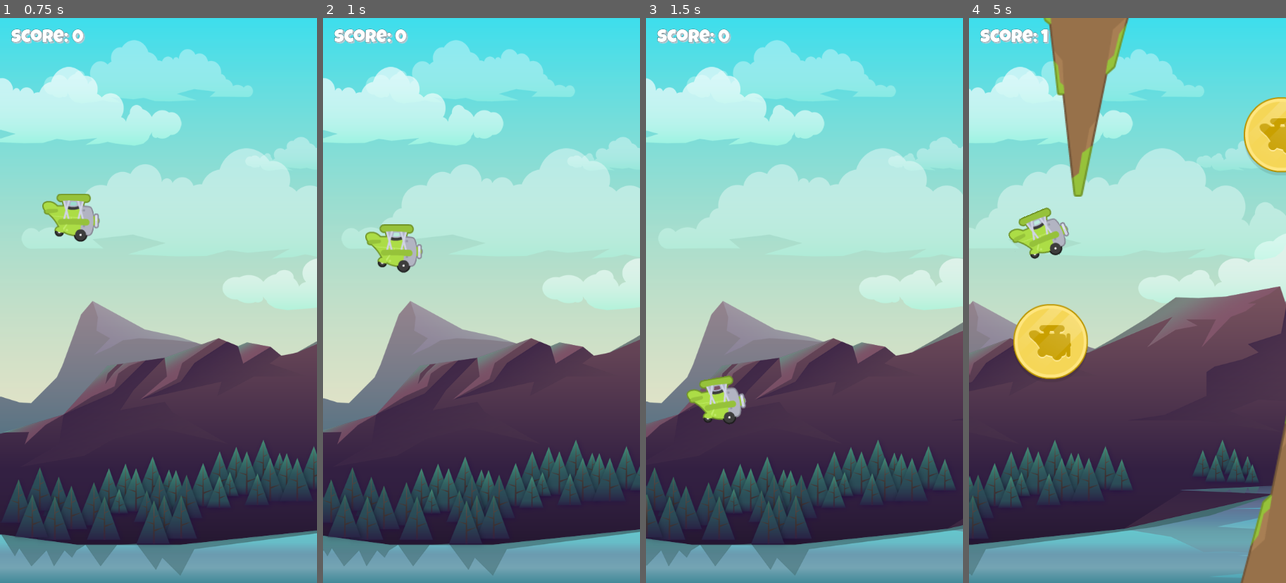
Above: before the commit, frames 1-4 (left to right).
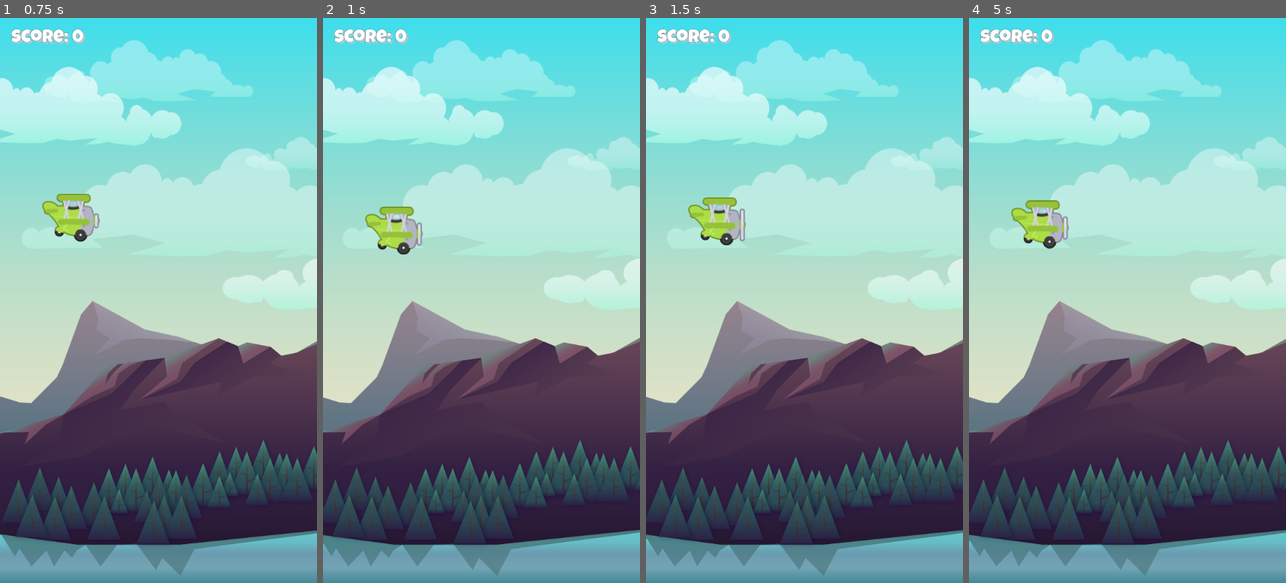
Above: after the commit, the same moments.

Repository: mikabrytu/Tappy-plane
Game: Godot game, scene res://scenes/menu/menu.tscn
Two runs of this game, one before a commit and one after it. Both use one fixed random seed, a clock stepped at 60 frames per second and the inputs below.
Inputs (mouse positions are in pixels of both pictures, inside the frame that each line leads up to):
- Up to frame 1 (0.75 s): tap Enter (ui_accept) at 0.5, 0.6 s; move the mouse to (228, 272) at 0.52 s; click (228, 272) at 0.67 s
- Up to frame 2 (1 s): tap Enter (ui_accept) at 0.77 s
- Up to frame 3 (1.5 s): tap Enter (ui_accept) at 1.07, 1.35 s; move the mouse to (741, 328) at 1.27 s; click (741, 328) at 1.42 s
- Up to frame 4 (5 s): tap Enter (ui_accept) at 1.52, 1.82, 2.1, 2.85, 3.02, 3.32, 3.6, 3.77, 4.07, 4.35, 4.52, 4.82 s; move the mouse to (1159, 176) at 2.02 s; click (1159, 176) at 2.17 s; move the mouse to (1111, 413) at 2.77 s; click (1111, 413) at 2.92 s; move the mouse to (1222, 385) at 3.52 s; click (1222, 385) at 3.67 s; move the mouse to (1032, 215) at 4.27 s; click (1032, 215) at 4.42 s

Frame 1 is identical in both runs. In frame 2, 6.5% of the frame differs, in the area x 0-100%, y 4-99%; in frame 3, 14%; in frame 4, 40%, in the area x 0-100%, y 0-100%.
Error in both runs: Attempt to call function 'get_16' in base 'null instance' on a null instance. (res://singletons/game_manager.gd:42)

Commit message:
Apply attack input and motion

Diff:
--- a/scenes/player/player.gd
+++ b/scenes/player/player.gd
@@ -3,19 +3,40 @@
 
 signal die
 
+@export_category("Fly")
 @export var fly_impulse: float = 750.0
 @export var min_fall_velocity: float = 300.0
+@export_category("Attack")
+@export var attack_impulse: float = 750
+@export var attack_gravity: float = 1.5
+@export var attack_rest_timer: float = 0.5
+@export_category("Animation")
 @export var min_angle: float = 30.0 # Positive angles are actually aiming down and vice versa
 @export var max_angle: float = -30.0
+
+var _original_gravity: float
 
 
 # Godot Messages
 
 
-func _input(event):
-	if event is InputEventMouseButton or event is InputEventScreenTouch:
-		if event.is_pressed():
-			_fly()
+func _ready():
+	_original_gravity = gravity_scale
+
+
+func _process(_delta):
+	if Input.is_action_just_pressed("click_left"):
+		_fly()
+	if Input.is_action_just_pressed("click_right"):
+		_attack()
+	if Input.is_action_just_pressed("ui_accept"):
+		get_tree().reload_current_scene()
+
+
+#func _input(event):
+#	if event is InputEventMouseButton or event is InputEventScreenTouch:
+#		if event.is_pressed():
+#			_fly()
 
 
 # Implementation
@@ -26,11 +47,22 @@
 		return
 
 	linear_velocity = Vector2.ZERO
-	apply_impulse(Vector2.UP * fly_impulse, Vector2.ZERO)
+	apply_central_impulse(Vector2.UP * fly_impulse)
 
 	if $AnimationPlayer.is_playing():
 		$AnimationPlayer.stop()
 	$AnimationPlayer.play("bump_up")
+
+
+func _attack():
+	linear_velocity = Vector2.ZERO
+	gravity_scale = attack_gravity
+	apply_central_impulse(Vector2.RIGHT * attack_impulse)
+
+	await get_tree().create_timer(attack_rest_timer).timeout
+
+	linear_velocity = Vector2.ZERO
+	gravity_scale = _original_gravity
 
 
 func _die():
@@ -45,5 +77,5 @@
 	_die()
 
 
-func _on_ground_entered(body):
+func _on_ground_entered(_body):
 	_die()
--- a/scenes/player/player.tscn
+++ b/scenes/player/player.tscn
@@ -82,6 +82,9 @@
 script = ExtResource("1_ejheb")
 fly_impulse = 500.0
 min_fall_velocity = 100.0
+attack_impulse = 1000.0
+attack_gravity = 2.0
+attack_rest_timer = 0.35
 
 [node name="AnimatedSprite2D" type="AnimatedSprite2D" parent="."]
 sprite_frames = SubResource("SpriteFrames_ohdba")
